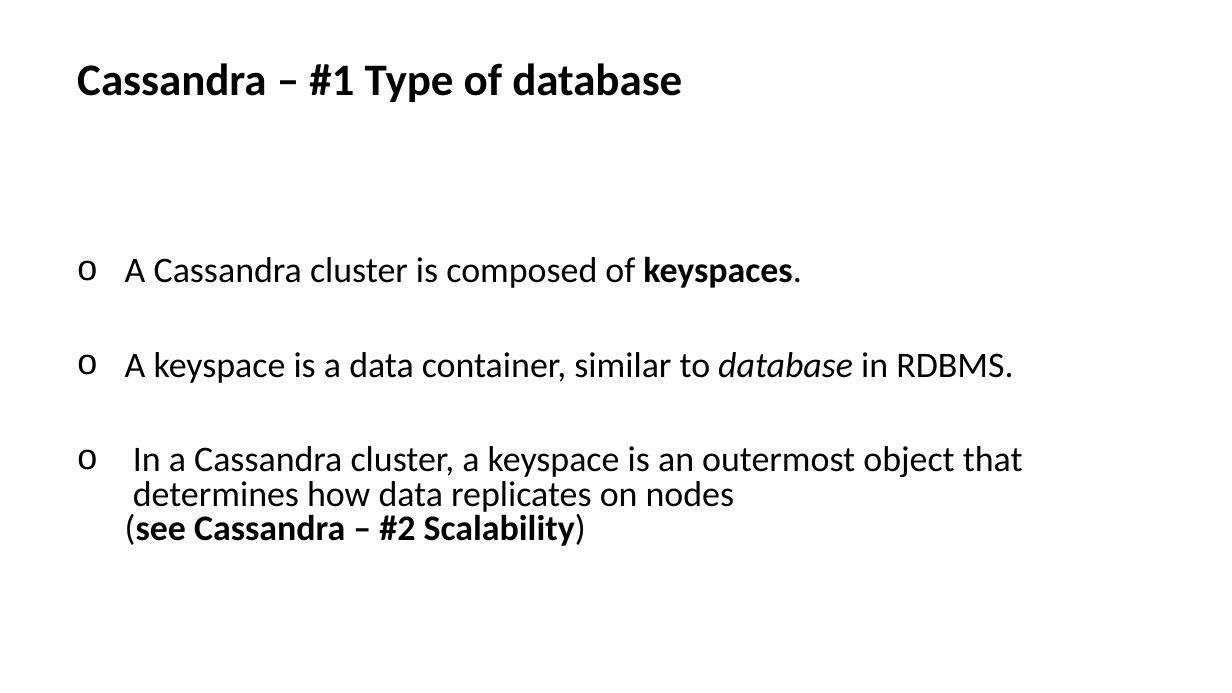
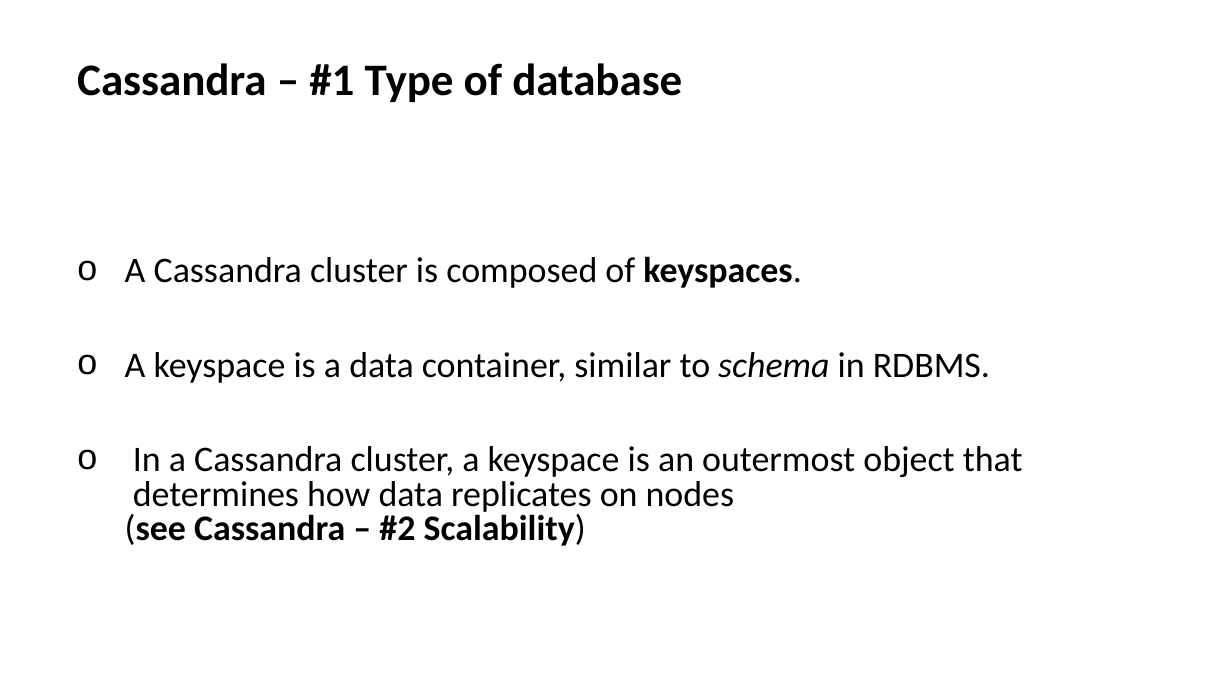
Before and after one commit to meuriceloup/loupmeurice.github.io, a slide deck: slide 25 of NoSQL/Cassandra.pptx. Drawn at 1232x693 pixels with LibreOffice and Linux fonts; fonts in the diff are those of the drawing. Boxes give left, top, right and bottom in pixels: in the first picture for what was removed or moved away, otherwise in the second. Text is boxed around its words. In the diff, an @@ line names an element or a change of style, - is before the commit and + after.

```diff
--- a/NoSQL/Cassandra.pptx
+++ b/NoSQL/Cassandra.pptx
@@ text at [125,352,990,383]: text changed @@
-o A keyspace is a data container, similar to database in RDBMS.
+o A keyspace is a data container, similar to schema in RDBMS.
```
Also in this commit, not shown: 1 other slide changed, 1 slide added, 2 other files.
